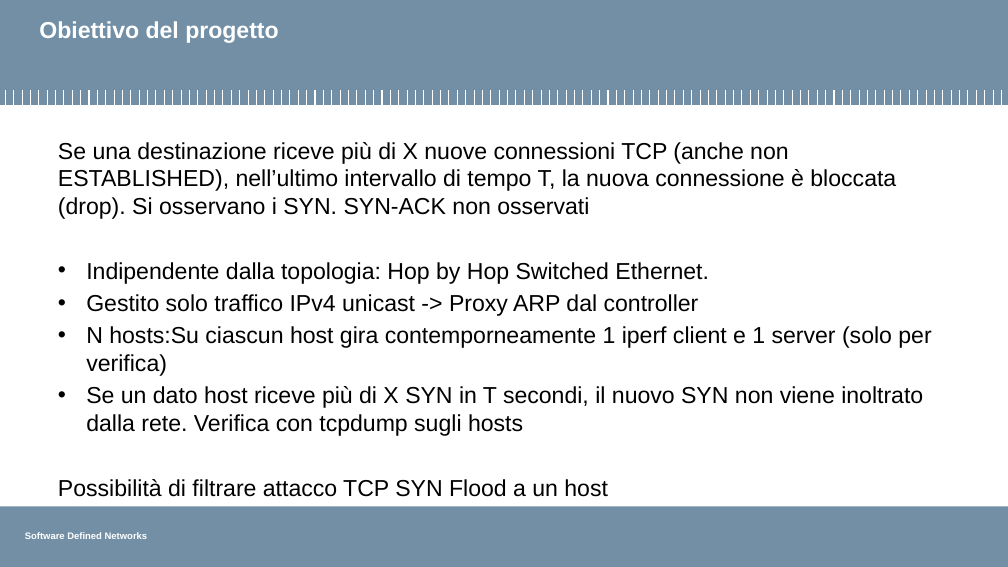
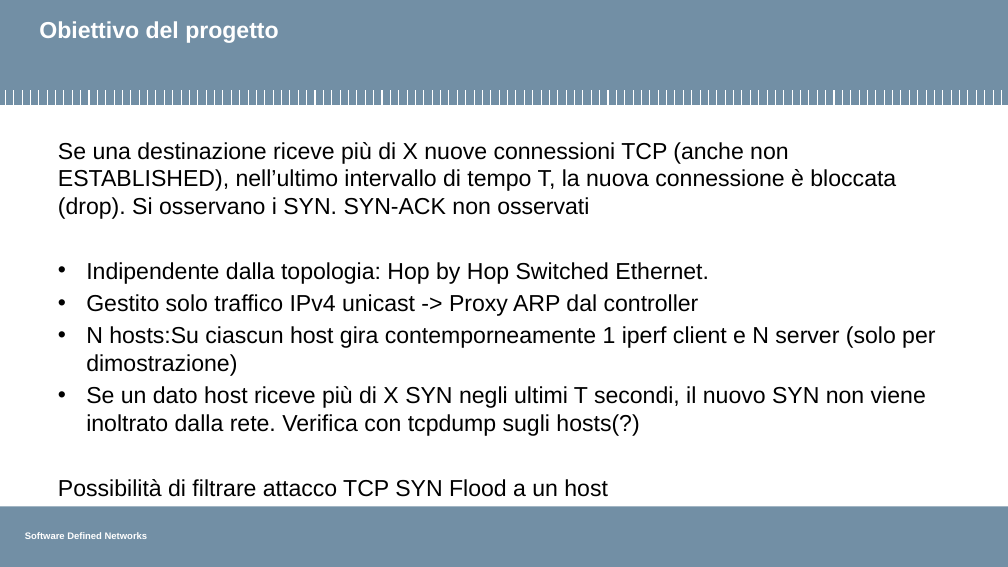
Before and after one commit to pierluigigrossi/progetto-SDN, a slide deck: slide 4 of intermedia8.pptx. Drawn at 1008x567 pixels with LibreOffice and Linux fonts; fonts in the diff are those of the drawing; background and template pictures are left out. Boxes give left, top, right and bottom in pixels: in the first picture for what was removed or moved away, otherwise in the second. Text is boxed around its words. In the diff, an @@ line names an element or a change of style, - is before the commit and + after.

```diff
--- a/intermedia8.pptx
+++ b/intermedia8.pptx
@@ text at (x1=86, y1=326, x2=935, y2=436): text changed @@
-• N hosts:Su ciascun host gira contemporneamente 1 iperf client e 1 server (solo per verifica)
-• Se un dato host riceve più di X SYN in T secondi, il nuovo SYN non viene inoltrato dalla rete. Verifica con tcpdump sugli hosts
+• N hosts:Su ciascun host gira contemporneamente 1 iperf client e N server (solo per dimostrazione)
+• Se un dato host riceve più di X SYN negli ultimi T secondi, il nuovo SYN non viene inoltrato dalla rete. Verifica con tcpdump sugli hosts(?)
```
Also in this commit, not shown: 1 other file.
